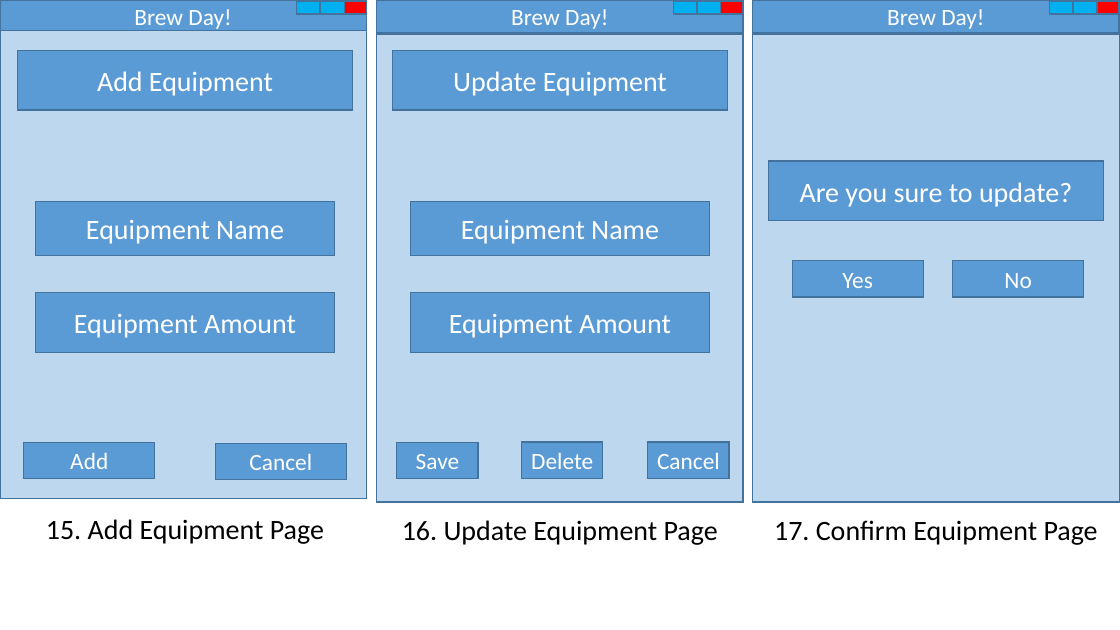
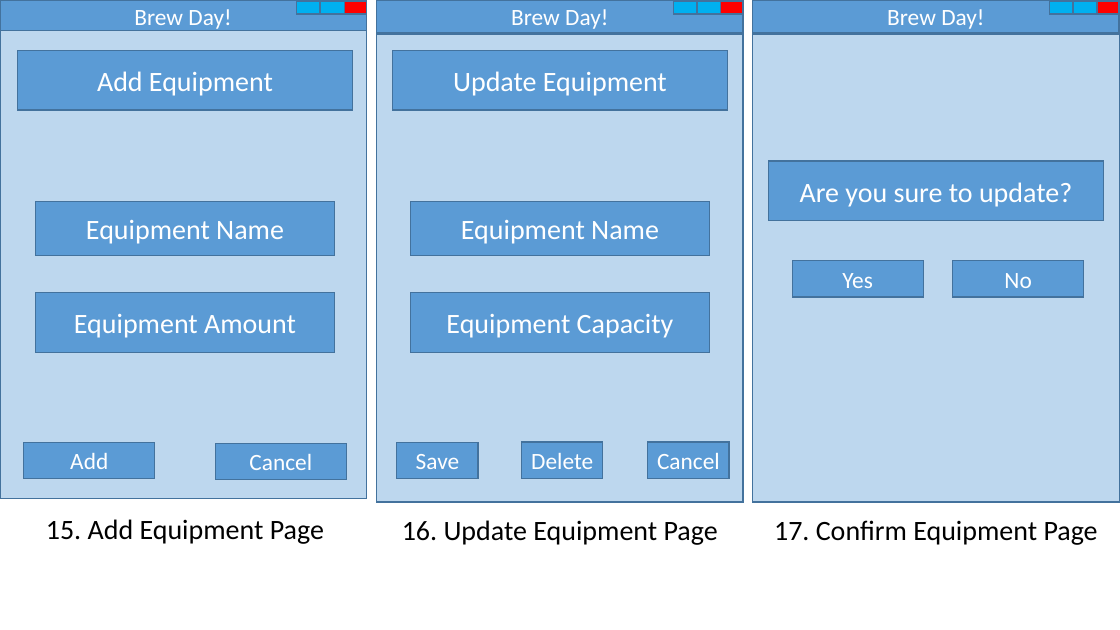
Before and after one commit to RainySummerLuo/SoftwareEngineering, a slide deck: slide 6 of Software Development Workshop III/UI.pptx. Drawn at 1120x630 pixels with LibreOffice and Linux fonts; fonts in the diff are those of the drawing. Boxes give left, top, right and bottom in pixels: in the first picture for what was removed or moved away, otherwise in the second. Text is boxed around its words. In the diff, an @@ line names an element or a change of style, - is before the commit and + after.

```diff
--- a/Software Development Workshop III/UI.pptx
+++ b/Software Development Workshop III/UI.pptx
@@ text in rectangle at (446,314,674,338): text changed @@
-Equipment Amount
+Equipment Capacity
```
Also in this commit, not shown: 2 other slides changed, 5 other files.
